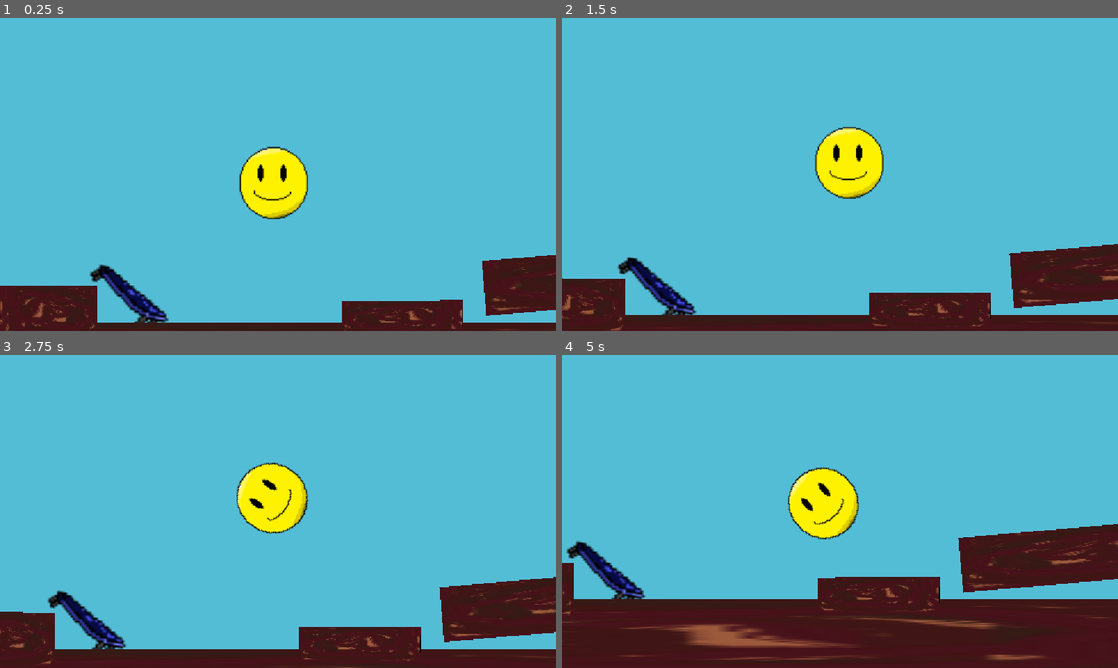
Above: before the commit, frames 1-4 (two rows, left to right).
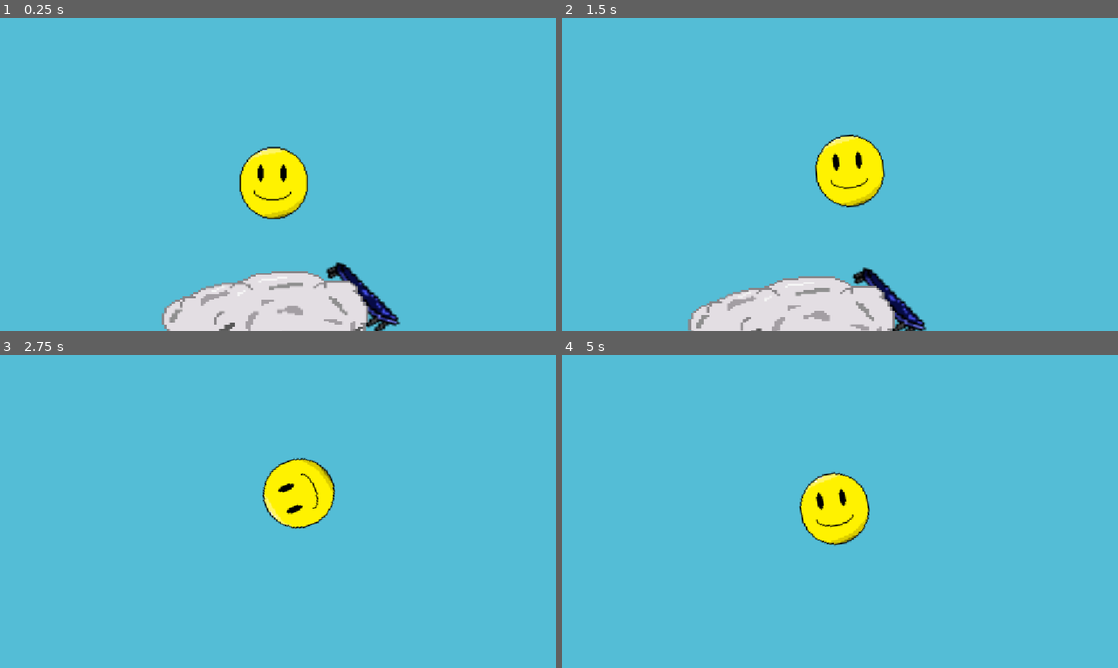
Above: after the commit, the same moments.

Repository: cyan-teal/hole-bounce
Game: Godot game, scene res://scenes/level_3.tscn
Same seed, same stepped clock (60 frames per second), same inputs: the game is played once before the commit and once after it. Before the commit the project starts from res://scenes/level_1.tscn. The engine's default icon, where the game draws it, is replaced by a stand-in: a white triangle on a blue panel in a dark square.
Inputs:
- Up to frame 1 (0.25 s): no input
- Up to frame 2 (1.5 s): hold Right (go_right) 0.53-1.28 s; hold Space (pass) 0.53-1.28 s; hold Left (go_left) from 1.28 s (still down); tap Space (pass) at 1.35 s
- Up to frame 3 (2.75 s): release Left (go_left) at 2.03 s; hold Right (go_right) from 2.03 s (still down); hold Space (pass) from 2.03 s (still down)
- Up to frame 4 (5 s): release Space (pass) at 2.78 s; tap Space (pass) at 2.85, 4.35 s; release Right (go_right) at 3.53 s; hold Space (pass) 3.53-4.28 s; hold Left (go_left) from 3.53 s (still down)

The runs differ from the first frame. In frame 1, 14% of the frame differs, in the area x 0-100%, y 75-100%; in frame 2, 17%; in frame 3, 16%; in frame 4, 31%, in the area x 0-100%, y 35-100%.

Commit message:
map

Diff:
--- /dev/null
+++ b/hole-bounce/cloud.tscn
@@ -0,0 +1,15 @@
+[gd_scene format=3 uid="uid://c8xtnnl8ank2m"]
+
+[ext_resource type="Texture2D" uid="uid://wm60xg4ibadb" path="res://pixil-frame-0 (6).png" id="1_4rphk"]
+
+[sub_resource type="RectangleShape2D" id="RectangleShape2D_3ydn5"]
+size = Vector2(229, 46.5)
+
+[node name="cloud" type="StaticBody2D" unique_id=31755238]
+
+[node name="Sprite2D" type="Sprite2D" parent="." unique_id=331676147]
+texture = ExtResource("1_4rphk")
+
+[node name="CollisionShape2D" type="CollisionShape2D" parent="." unique_id=1787547494]
+position = Vector2(7.5, 11.25)
+shape = SubResource("RectangleShape2D_3ydn5")
--- a/hole-bounce/project.godot
+++ b/hole-bounce/project.godot
@@ -11,9 +11,10 @@
 [application]
 
 config/name="Hole Bounce"
-run/main_scene="uid://cvompijt5hlt0"
+run/main_scene="uid://c5ho4ahw1mb23"
 config/features=PackedStringArray("4.7", "GL Compatibility")
 config/icon="uid://cpsm7tj76dhok"
+<<<<<<<HEADrun/main_scene="uid://cvompijt5hlt0"
 
 [display]
 
--- a/hole-bounce/scenes/level_2.tscn
+++ b/hole-bounce/scenes/level_2.tscn
@@ -43,25 +43,31 @@
 script = ExtResource("4_wo48x")
 
 [node name="LaunchPad2" parent="." unique_id=1276844024 instance=ExtResource("2_b4j7a")]
-position = Vector2(3373, 1931.9998)
+position = Vector2(3369.0002, 1965)
 rotation = 0.0024672747
 scale = Vector2(1.6454968, 0.9052839)
 script = ExtResource("3_b4j7a")
 
 [node name="LaunchPad4" parent="." unique_id=1275518555 instance=ExtResource("2_b4j7a")]
-position = Vector2(4135, 1954)
+position = Vector2(4233, 1964)
 rotation = 0.0024672747
 scale = Vector2(1.6454968, 0.9052839)
 script = ExtResource("3_b4j7a")
 
 [node name="LaunchPad3" parent="." unique_id=150323775 instance=ExtResource("2_b4j7a")]
-position = Vector2(3395.0002, 470.00012)
+position = Vector2(3455.9998, 509.00003)
 rotation = 2.5636756
 scale = Vector2(1.6454968, 0.9052839)
 script = ExtResource("3_b4j7a")
 
+[node name="LaunchPad11" parent="." unique_id=8534682 instance=ExtResource("2_b4j7a")]
+position = Vector2(4245, -548.0001)
+rotation = 0.48572135
+scale = Vector2(1.6454968, 0.9052839)
+script = ExtResource("3_b4j7a")
+
 [node name="LaunchPad8" parent="." unique_id=1562811375 instance=ExtResource("2_b4j7a")]
-position = Vector2(4130.9995, 778.9998)
+position = Vector2(4158, 920.00006)
 rotation = 2.3875284
 scale = Vector2(1.6454968, 0.9052839)
 script = ExtResource("3_b4j7a")
@@ -75,12 +81,6 @@
 [node name="LaunchPad10" parent="." unique_id=363527468 instance=ExtResource("2_b4j7a")]
 position = Vector2(5513, 269)
 rotation = 0.03501588
-scale = Vector2(1.6454968, 0.9052839)
-script = ExtResource("3_b4j7a")
-
-[node name="LaunchPad10" parent="LaunchPad10" unique_id=2054360146 instance=ExtResource("2_b4j7a")]
-position = Vector2(-713.9989, -825.5166)
-rotation = 0.071946256
 scale = Vector2(1.6454968, 0.9052839)
 script = ExtResource("3_b4j7a")
 
--- a/hole-bounce/scenes/level_3.tscn
+++ b/hole-bounce/scenes/level_3.tscn
@@ -2,7 +2,8 @@
 
 [ext_resource type="PackedScene" uid="uid://71piecawb4d5" path="res://scenes/player.tscn" id="1_uwxec"]
 [ext_resource type="PackedScene" uid="uid://bixobljkd83tk" path="res://scenes/launch_pad.tscn" id="2_1pn4d"]
-[ext_resource type="PackedScene" uid="uid://b2b1gi5tljg5o" path="res://scenes/object.tscn" id="3_ah8om"]
+[ext_resource type="Script" uid="uid://dfs47tdn7w3cg" path="res://scenes/launch_pad 1.gd" id="3_1pn4d"]
+[ext_resource type="PackedScene" uid="uid://c8xtnnl8ank2m" path="res://cloud.tscn" id="3_uwxec"]
 
 [node name="Level2" type="Node2D" unique_id=2075713534]
 
@@ -12,9 +13,30 @@
 position_smoothing_enabled = true
 
 [node name="LaunchPad" parent="." unique_id=2031626973 instance=ExtResource("2_1pn4d")]
-position = Vector2(-217, 147)
+position = Vector2(151, 283.00003)
 rotation = 0.8159049
 
-[node name="Object" parent="." unique_id=1360642315 instance=ExtResource("3_ah8om")]
-position = Vector2(-246, 241)
-scale = Vector2(28.09264, 1.41337)
+[node name="LaunchPad2" parent="." unique_id=1785677319 instance=ExtResource("2_1pn4d")]
+position = Vector2(998.00006, 378)
+rotation = 0.8159049
+
+[node name="LaunchPad3" parent="." unique_id=1269352990 instance=ExtResource("2_1pn4d")]
+position = Vector2(2318.0002, 307.99997)
+rotation = 0.8159049
+script = ExtResource("3_1pn4d")
+
+[node name="cloud" parent="." unique_id=31755238 instance=ExtResource("3_uwxec")]
+position = Vector2(-35, 293)
+scale = Vector2(1.807515, 1.3317047)
+
+[node name="cloud2" parent="." unique_id=931931431 instance=ExtResource("3_uwxec")]
+position = Vector2(824, 395.99994)
+scale = Vector2(1.807515, 1.3317047)
+
+[node name="cloud3" parent="." unique_id=1786685463 instance=ExtResource("3_uwxec")]
+position = Vector2(1622, 343)
+scale = Vector2(1.807515, 1.3317047)
+
+[node name="cloud4" parent="." unique_id=277414955 instance=ExtResource("3_uwxec")]
+position = Vector2(2124, 326)
+scale = Vector2(1.807515, 1.3317047)
Binary file added: hole-bounce/pixil-frame-0 (6).png
Not shown, added: hole-bounce/pixil-frame-0 (6).png.import
